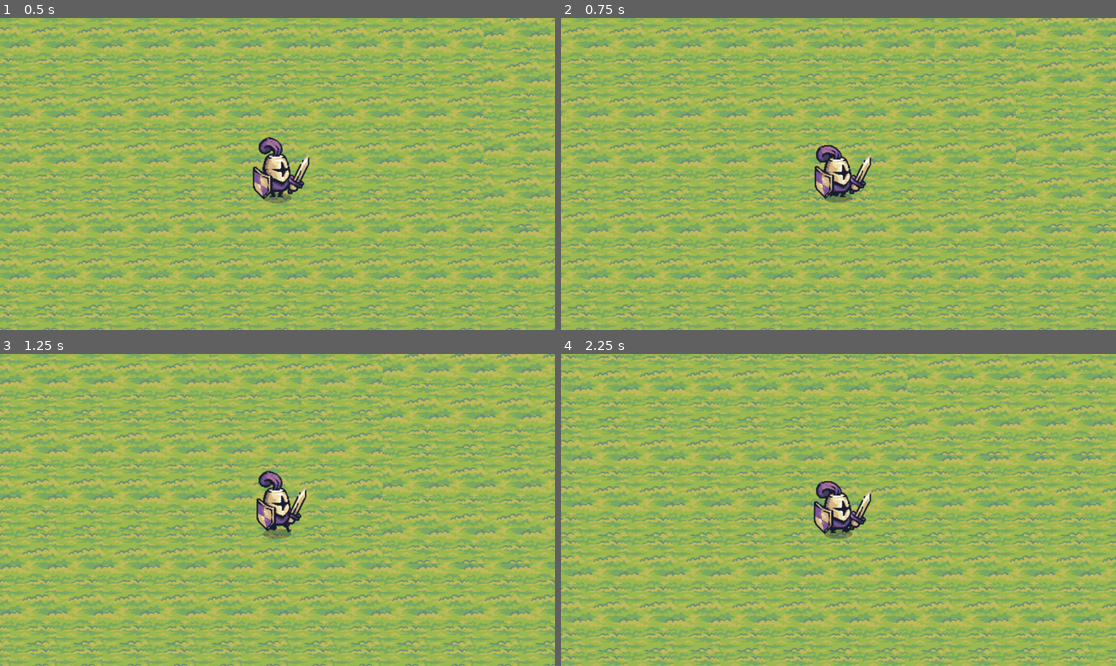
Above: before the commit, frames 1-4 (two rows, left to right).
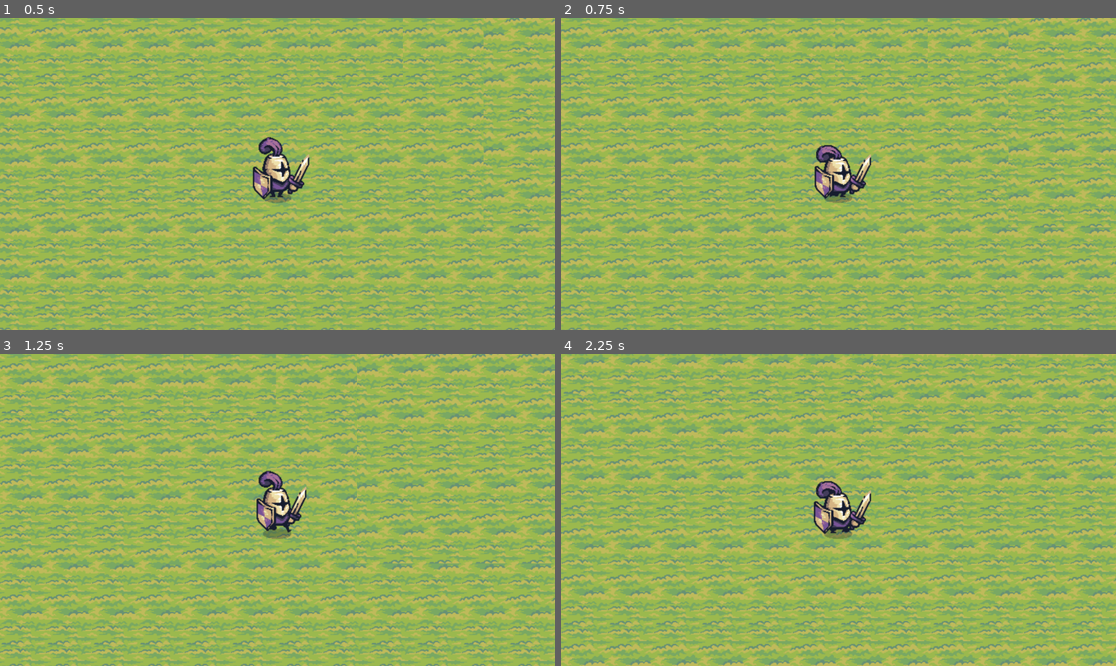
Above: after the commit, the same moments.

Repository: dev-abraao/gathery-survivor
Game: Godot game, scene res://node_2d.tscn
The game is run twice, just before and just after one commit, with the same random seed, the same clock (stepped at 60 frames per second) and the same inputs.
Inputs:
- Up to frame 1 (0.5 s): no input
- Up to frame 2 (0.75 s): hold Right (ui_right) from 0.53 s (still down)
- Up to frame 3 (1.25 s): keep holding Right (ui_right)
- Up to frame 4 (2.25 s): release Right (ui_right) at 1.28 s; hold Down (ui_down) 1.28-2.03 s; hold Right (ui_right) from 2.03 s (still down)

Frame 1 is identical in both runs. In frame 2, 38% of the frame differs, in the area x 0-100%, y 0-100%; in frame 3, 53%; in frame 4, 56%.

Commit message:
vsf abraao

Diff:
--- a/character_body_2d.gd
+++ b/character_body_2d.gd
@@ -1,6 +1,6 @@
 extends CharacterBody2D
 
-const SPEED = 200.0
+const SPEED = 250.0
 
 @onready var animated_sprite: AnimatedSprite2D = $AnimatedSprite2D
 
